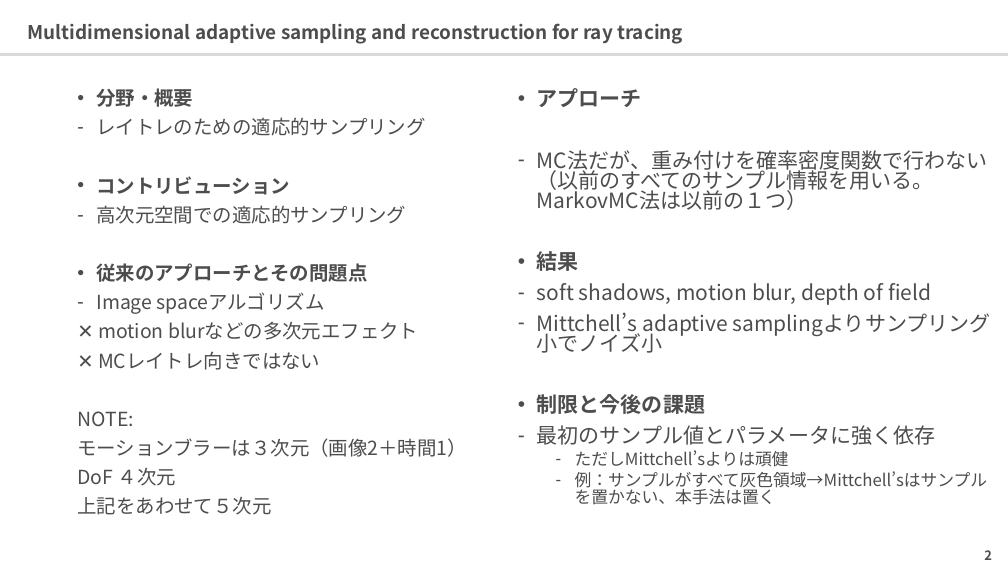
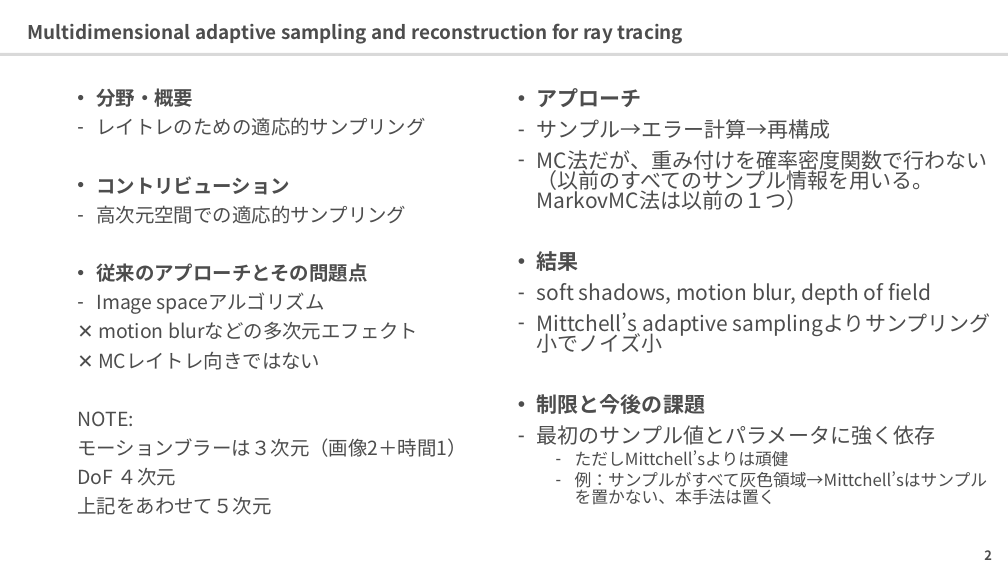
Before and after one commit to 0V/survey-paper-rendering, a slide deck: slide 3 of ppts/filter/Multidimensional Adaptive Sampling and Reconstruction for Ray Tracing.pptx. Drawn at 1008x567 pixels with LibreOffice and Linux fonts; fonts in the diff are those of the drawing. Boxes give left, top, right and bottom in pixels: in the first picture for what was removed or moved away, otherwise in the second. Text is boxed around its words. In the diff, an @@ line names an element or a change of style, - is before the commit and + after.

Commit message:
Update files

```diff
--- a/ppts/filter/Multidimensional Adaptive Sampling and Reconstruction for Ray Tracing.pptx
+++ b/ppts/filter/Multidimensional Adaptive Sampling and Reconstruction for Ray Tracing.pptx
@@ text at (537,119,831,139): paragraph added @@
+– サンプル→エラー計算→再構成
```
Also in this commit, not shown: 1 other slide changed, 1 slide added.
